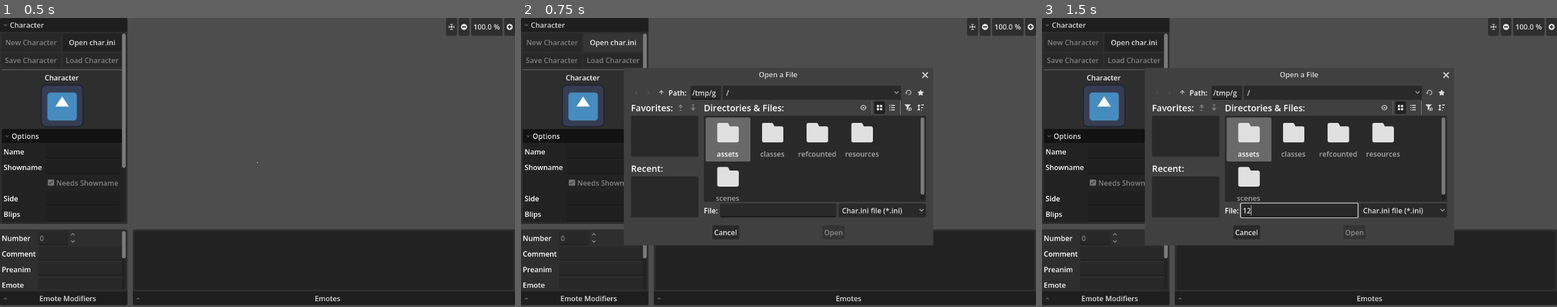
Above: before the commit, frames 1-3 (left to right).
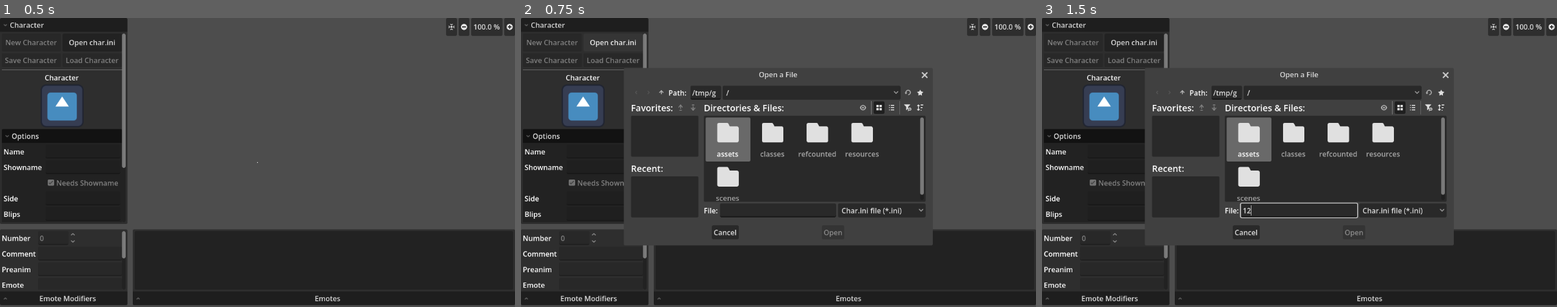
Above: after the commit, the same moments.

Repository: Crystalwarrior/KFO-CharMaker
Game: Godot game, scene res://scenes/main.tscn
The game is run twice, just before and just after one commit, with the same random seed, the same clock (stepped at 60 frames per second) and the same inputs. The engine's default icon, where the game draws it, is replaced by a stand-in: a white triangle on a blue panel in a dark square.
Inputs (mouse positions are in pixels of both pictures, inside the frame that each line leads up to):
- Up to frame 1 (0.5 s): no input
- Up to frame 2 (0.75 s): click "Open char.ini" at 0.5 s
- Up to frame 3 (1.5 s): click (1299, 211) at 1.27 s; type "12" at 1.35 s

Frame 1 is identical in both runs. In frame 2, 0.4% of the frame differs, in the area x 37-80%, y 18-76%; in frame 3, 0.4%.

Commit message:
Add exhaustive documentation to character and emote Move parsing the character data from ini to Character.load_data(dict)

Diff:
--- a/resources/character.gd
+++ b/resources/character.gd
@@ -1,17 +1,100 @@
 extends Resource
+## Contains all the data necessary for the character to function
 class_name Character
 
+## The Absolute Path currently tied to this character reference
 @export var char_folder: String
 
+## Specifies which folder to look for character assets, i.e.
+## this should be named the same as the character folder.
+## Starts from the characters/ folder.
 @export var char_name: String = ""
+## What to show in the Character's Nameplate. This is local-only,
+## meaning only you will see the changes unless you share the files.
 @export var showname: String = ""
+## If false, use a blank showname. Note:
+## this follows the same rules as Showname.
 @export var needs_showname: bool = true
-@export var side: String = ""
-@export var blips: String = ""
+## defaults to: wit
+## Modifies where in the courtroom the character initially appears.
+## This is commonly called your pos, or position.
+@export var side: String = "wit"
+## defaults to: male
+## The sound that plays for each letter. Blip sound effects can be located in
+## sounds/blips/[blip] or sounds/general/sfx-[blip]
+@export var blips: String = "male"
+## Custom chatbox/interjections to use. Input should be
+## a directory in misc/ containing the chatbox you want to use.
+## Note that users can disable these in their settings.
 @export var chat: String = ""
+## specifies misc folder to search for overlay effects, similar to Chat option
 @export var effects: String = ""
+## Specifies custom realization sound to be played.
+## Must be located in base/sounds/general.
 @export var realization: String = ""
+## The category to be used for the character list.
+@export var category: String = ""
+## Resize modes are used to determine how content is meant to be scaled up/down.[br]
+## pixel: pixelated look (nearest neighbour) is retained when scaled.[br]
+## smooth: A smoother look (bilinear) is applied when scaled.[br]
 @export var scaling: String = ""
-@export var category: String = ""
+## The Emotes stored on this character.
+@export var emotes: Array[Emote] = []
 
-@export var emotes: Array[Emote] = []
+## Load the data obtained from BasicIni.parse(file.get_as_text())
+func load_data(data: Dictionary[String, Dictionary]) -> void:
+	if "emotions" in data:
+		var emotions: Dictionary = data["emotions"]
+		for key: String in emotions:
+			if key.to_lower() == "number":
+				continue
+			var value: String = emotions[key]
+			var emote_args: PackedStringArray = value.split("#", true)
+			if emote_args.size() < 4:
+				push_warning("Misformatted char.ini: ", char_folder, ", ", key, " = ", value)
+				continue
+			# desk mod is not always included
+			emote_args.resize(5)
+			var emote: Emote = Emote.new(emote_args[0], emote_args[1], emote_args[2], emote_args[3], emote_args[4])
+			emotes.append(emote)
+	if "options" in data:
+		var options: Dictionary = data["options"]
+		if "name" in options:
+			char_name = options["name"]
+		if "showname" in options:
+			showname = options["showname"]
+		if "needs_showname" in options:
+			needs_showname = not options["needs_showname"].begins_with("false")
+		if "side" in options:
+			side = options["side"]
+		if "gender" in options:
+			blips = options["gender"]
+		if "blips" in options:
+			blips = options["blips"]
+		if "chat" in options:
+			chat = options["chat"]
+		if "effects" in options:
+			effects = options["effects"]
+		if "realization" in options:
+			realization = options["realization"]
+		if "category" in options:
+			category = options["category"]
+		if "scaling" in options:
+			scaling = options["scaling"]
+
+## Save the data into BasicIni style format
+func save_data() -> Dictionary:
+	var data = {}
+	# TODO: save the data dictionary properly
+	#data["name"] = char_name
+	#data["showname"] = showname
+	#data["needs_showname"] = str(needs_showname)
+	#data["side"] = side
+	#data["gender"] = blips
+	#data["blips"] = blips
+	#data["chat"] = chat
+	#data["effects"] = effects
+	#data["realization"] = realization
+	#data["category"] = category
+	#data["scaling"] = scaling
+	return data
--- a/resources/emote.gd
+++ b/resources/emote.gd
@@ -1,38 +1,70 @@
 extends Resource
+## Contains the Emote animation data necessary for the character
 class_name Emote
 
-@export var display_name: String
-@export var pre: String
-@export var idle: String
-
-@export var sound_name: String
-@export var sound_time: int = 0
-@export var sound_loop: bool = false
-
+## The modifier value controls pre-animations, sounds, and zooms.
 enum EmoteMod {
+	## Tells the client to not play the pre-animation or sound effect associated
+	## with the emote
 	IDLE = 0,
+	## Plays the pre-animation and associated sound
 	PREANIM = 1,
+	## Zoom, in which the foreground desk or witness stand will not be
+	## displayed. Additionally, the background is replaced by speed lines.
 	ZOOM = 5,
+	## Same as Zoom, except it turns on the PREANIM as well.
 	ZOOM_PREANIM = 6
 }
-@export var emote_mod: EmoteMod = EmoteMod.IDLE
 
+## This option allows an emote to either force the desk/witness stand/overlay to
+## be displayed, or force it to disappear. This takes precedence over all other
+## factors affecting desk visibility.
 enum DeskMod {
+	## Forcibly hide the overlay while this emote is displayed.
 	ALWAYS_HIDE = 0,
+	## Forcibly show the overlay while this emote is displayed.
 	ALWAYS_SHOW = 1,
+	## Hides the overlay during pre-animation, shows it again
+	## once the pre-animation is finished
 	HIDE_DURING_PRE = 2,
+	## Shows the overlay only during the pre-animation, and hides the overlay
+	## when the pre-animation ends.
 	HIDE_DURING_IDLE = 3,
+	## Same as HIDE_DURING_PRE, except the pre-animation will ignore the current
+	## character's X/Y Offsets and any the paired characters will be hidden for
+	## its duration.
 	HIDE_DURING_PRE_AND_CENTER = 4,
+	## Same as HIDE_DURING_IDLE, except the pre-animation will ignore the
+	## current character's X/Y Offsets and any the paired characters will be
+	## hidden for its duration.
 	HIDE_DURING_IDLE_AND_CENTER = 5,
 }
+
+## Displays in the dropdown menu and on the emote button itself if
+## an emote icon for it could not be found.
+@export var display_name: String
+## the animation played before the character actually starts speaking.
+## If there is none, a placeholder `-` is typically used.
+@export var pre: String
+## What path to use when searching for (a)idle and (b)talking animations
+@export var idle: String
+## The [EmoteMod] used by the character.
+@export var emote_mod: EmoteMod = EmoteMod.IDLE
+## The [DeskMod] used by the character.
 @export var desk_mod: DeskMod = DeskMod.ALWAYS_SHOW
+## The name of the sound effect to use
+@export var sound_name: String
+## The time to delay playing the sound effect, in 'ticks' (60ms per tick)
+@export var sound_time: int = 0
+## If the sound should be looping or not
+@export var sound_loop: bool = false
 
 func _init(p_display_name: String, p_pre: String, p_idle: String, p_emote_mod: String, p_desk_mod: String = ""):
 	display_name = p_display_name
 	pre = p_pre
 	idle = p_idle
-	emote_mod = int(p_emote_mod) as Emote.EmoteMod
+	emote_mod = int(p_emote_mod) as EmoteMod
 	if p_desk_mod.is_empty():
 		desk_mod = DeskMod.ALWAYS_SHOW
 	else:
-		desk_mod = int(p_desk_mod) as Emote.DeskMod
+		desk_mod = int(p_desk_mod) as DeskMod
--- a/scenes/char_converter.gd
+++ b/scenes/char_converter.gd
@@ -89,61 +89,28 @@
 
 func _on_file_selected(path: String) -> void:
 	var char_folder: String = path.get_base_dir()
+
+	# Create a new character
 	current_character = Character.new()
 	current_character.char_folder = char_folder
 	var file: FileAccess = FileAccess.open(path, FileAccess.READ)
 	parsed_data = BasicIni.parse(file.get_as_text())
-	if "emotions" in parsed_data:
-		var emotions: Dictionary = parsed_data["emotions"]
-		for key: String in emotions:
-			if key.to_lower() == "number":
-				continue
-			var value: String = emotions[key]
-			var emote_args: PackedStringArray = value.split("#", true)
-			if emote_args.size() < 4:
-				push_warning("Misformatted char.ini: ", char_folder, ", ", key, " = ", value)
-				continue
-			# desk mod is not always included
-			emote_args.resize(5)
-			var emote: Emote = Emote.new(emote_args[0], emote_args[1], emote_args[2], emote_args[3], emote_args[4])
-			current_character.emotes.append(emote)
-	if "options" in parsed_data:
-		var options: Dictionary = parsed_data["options"]
-		if "name" in options:
-			current_character.char_name = options["name"]
-		if "showname" in options:
-			current_character.showname = options["showname"]
-		if "needs_showname" in options:
-			current_character.needs_showname = not options["needs_showname"].begins_with("false")
-		if "side" in options:
-			current_character.side = options["side"]
-		if "gender" in options:
-			current_character.blips = options["gender"]
-		if "blips" in options:
-			current_character.blips = options["blips"]
-		if "chat" in options:
-			current_character.chat = options["chat"]
-		if "effects" in options:
-			current_character.effects = options["effects"]
-		if "realization" in options:
-			current_character.realization = options["realization"]
-		if "category" in options:
-			current_character.category = options["category"]
-		if "scaling" in options:
-			current_character.scaling = options["scaling"]
-		charname_edit.text = current_character.char_name
-		showname_edit.text = current_character.showname
-		showname_check.button_pressed = current_character.needs_showname
-		side_edit.text = current_character.side
-		blips_edit.text = current_character.blips
-		chat_edit.text = current_character.chat
-		effects_edit.text = current_character.effects
-		realization_edit.text = current_character.realization
-		category_edit.text = current_character.category
-		if current_character.scaling != "pixel":
-			scaling_option.select(0)
-		else:
-			scaling_option.select(1)
+	# Load the data for the character!
+	current_character.load_data(parsed_data)
+
+	charname_edit.text = current_character.char_name
+	showname_edit.text = current_character.showname
+	showname_check.button_pressed = current_character.needs_showname
+	side_edit.text = current_character.side
+	blips_edit.text = current_character.blips
+	chat_edit.text = current_character.chat
+	effects_edit.text = current_character.effects
+	realization_edit.text = current_character.realization
+	category_edit.text = current_character.category
+	if current_character.scaling != "pixel":
+		scaling_option.select(0)
+	else:
+		scaling_option.select(1)
 	load_char_icon_from_filepath(char_folder + "/char_icon.png")
 	char_folder_label.text = char_folder.get_file()
 	char_folder_label.tooltip_text = char_folder
